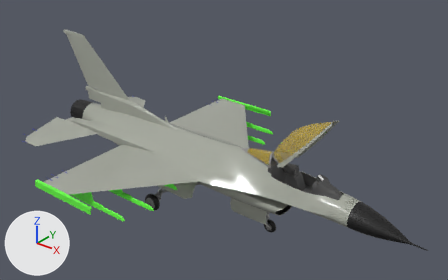
The FBX model Environment/Object Files/Jets/F-16/F-16_Rig.fbx as it was, and as the next commit left it.
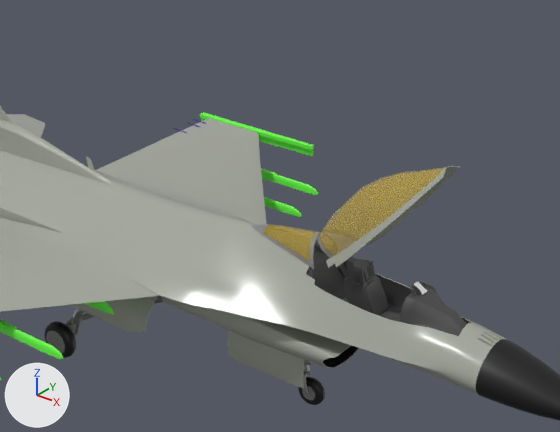
There are two pictures of each version: one whole from a 50 mm lens placed at (64.9, -72.9, 59.4), pointed at (5.7, 1.1, 13.5), one close up on the part from 28% to 86% of the width and 15% to 88% of the height. Arrows for +X, +Y and +Z are at lower left; the lights stay in place. The older version's two pictures come first. Where no turn or scale is listed for an object, it has been applied to the vertices.

The scene before the commit, as lines of its bpy script (objects in view):
```python
ob_chair_backrest = bpy.data.objects.new('Chair Backrest', me_cube_012)
ob_chair_backrest.location = (0.0, 0.0, 0.0)
ob_chair_cushen = bpy.data.objects.new('Chair Cushen', me_cube_017)
ob_chair_cushen.location = (0.0, 0.0, 0.0)
ob_cockpit_chair = bpy.data.objects.new('Cockpit Chair', me_cube_023)
ob_cockpit_chair.location = (0.0, 0.0, 0.0)
ob_cockpit_door = bpy.data.objects.new('Cockpit Door', me_cube_024)
ob_cockpit_door.location = (18.71, 0.0, -7.27)
ob_f_16 = bpy.data.objects.new('F-16 ', me_cube_026)
ob_f_16.location = (0.0, 0.0, 0.0)
ob_head_rest = bpy.data.objects.new('Head Rest', me_cube_029)
ob_head_rest.location = (0.0, 0.0, 0.0)
ob_tail_fin = bpy.data.objects.new('tail_fin', me_cube_100)
ob_tail_fin.location = (0.0, 0.0, 0.0)
# also in view: 'Cockpit' at (19.8, 0.0, 11.7); 'Cockpit Rear' at (13.8, 0.0, 14.0); 'Missle_Holder_2' at (-2.3, 0.0, 8.2); 'rear_wheel_flaps_right' at (0.0, -4.6, 5.6); 'F-16 Front Wheel Flap' at (13.0, -1.5, 3.7)
```
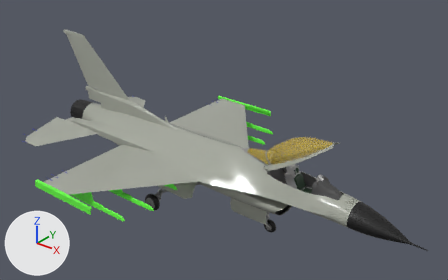
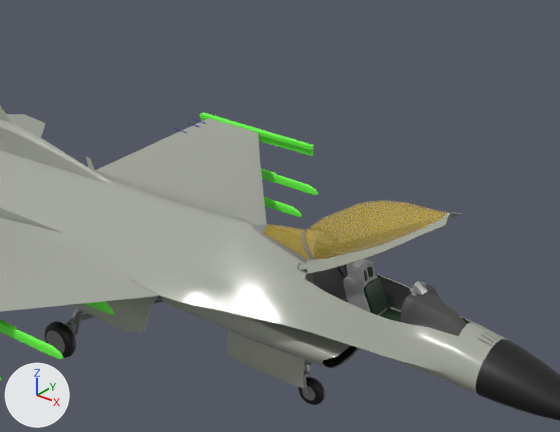
Location of each change, (x1, y1, x2, y2) in pixels of the close-ups (560 x 432 px; the box of a moved part takes in the faces that stretch with it):
'F-16  Canopee', added: after (299, 200, 462, 274)
    faces in mat_glass_material (yellow #e7c950): (304, 200, 449, 260)
    faces in mat_body_material (grey #a4a89d): (299, 212, 462, 274)
'Cockpit Door', deleted: before (317, 166, 460, 268)
    faces in mat_glass_material (yellow #e7c950): (319, 167, 448, 256)
    faces in mat_body_material (grey #a4a89d): (326, 166, 460, 268)
'Chair Backrest', recoloured (dark grey to grey): (343, 259, 387, 316) in both
'Chair Cushen', recoloured (dark grey to dark green): (364, 277, 388, 315) in both
part 1 of me_cube_026, moved or reshaped: before (267, 261, 360, 368); after (197, 228, 360, 368)
part 2 of me_cube_029, recoloured: (367, 267, 373, 278) in both
part 3 of me_cube_029, recoloured: (360, 261, 375, 284) in both
part 4 of me_cube_023, recoloured (dark grey to dark green): (380, 308, 401, 322) in both

The change, as a diff of the scene's bpy script:
```diff
--- a/Environment/Object Files/Jets/F-16/F-16_Rig.fbx.py
+++ b/Environment/Object Files/Jets/F-16/F-16_Rig.fbx.py
@@ mat_cushion @@
+mat_cushion = principled_material('Cushion')
+mat_cushion.base_color = (0.00358, 0.0306, 0.00793)  # dark green #0c3116
@@ mat_plastic @@
+mat_plastic = principled_material('Plastic')
+mat_plastic.base_color = (0.338, 0.338, 0.338)  # grey #9d9d9d
@@ me_cube_026 @@
 # used by ob_f_16; location = (0.0, 0.0, 0.0)
-me_cube_026.from_pydata(...)  # 3520 vertices, 3470 faces; spans x -31.1..42.8, y -23.5..23.5, z 5.0..13.8
+me_cube_026.from_pydata(...)  # 3774 vertices, 3724 faces; spans x -31.1..42.8, y -23.5..23.5, z 5.0..13.8
+# me_cube_026 part 1: 108 vertices moved from x 16.8..20.8, y -4.4..4.4, z 5.2..12.5 to x 16.8..20.7, y -4.4..4.4, z 5.2..12.6; 160 vertices removed from x 15.1..20.8, y -3.8..3.8, z 5.0..13.1; 406 vertices added at x 10.9..20.7, y -6.1..6.1, z 5.1..13.5
+# other edits to the shape of me_cube_026 do not show in these pictures
 me_cube_026.materials.append(mat_body_material)
@@ me_cube_023 @@
 me_cube_023.from_pydata(...)  # 109 vertices, 94 faces; spans x 22.36..24.54, y -1.19..1.2, z 9.75..10.82
 # used by ob_cockpit_chair; location = (0.0, 0.0, 0.0)
+# me_cube_023 part 4: all 44 faces centred in x 22.36..24.53, y -0.95..0.96, z 10.4..10.43 switch from mat_cockpit_metal (dark grey #494949) to mat_cushion (dark green #0c3116)
+me_cube_023.materials.append(mat_plastic)  # grey #9d9d9d
@@ me_cube_029 @@
 me_cube_029.from_pydata(...)  # 44 vertices, 38 faces; spans x 20.632..21.099, y -0.742..0.752, z 12.652..13.874
 # used by ob_head_rest; location = (0.0, 0.0, 0.0)
+# me_cube_029 part 2: all 2 faces centred in x 20.938..20.971, y 0.287..0.492, z 13.202..13.223 switch from mat_cockpit_metal (dark grey #494949) to mat_cushion (dark green #0c3116)
+# me_cube_029 part 3: 32 of the faces centred in x 20.669..21.009, y -0.742..0.752, z 12.786..13.806 switch from mat_cockpit_metal (dark grey #494949) to mat_plastic (grey #9d9d9d)
@@ me_cube_017 @@
 me_cube_017.from_pydata(...)  # 39 vertices, 34 faces; spans x 21.09..22.25, y -0.94..0.95, z 10.4..12.63
-me_cube_017.materials.append(mat_cockpit_metal)  # dark grey #494949
+me_cube_017.materials.append(mat_cushion)  # dark green #0c3116
@@ me_cube_012 @@
 me_cube_012.from_pydata(...)  # 412 vertices, 396 faces; spans x 19.25..22.39, y -0.94..0.95, z 9.6..14.03
-me_cube_012.materials.append(mat_cockpit_metal)  # dark grey #494949
+me_cube_012.materials.append(mat_plastic)  # grey #9d9d9d
@@ me_cube_028_1 @@
+me_cube_028_1.from_pydata(...)  # 330 vertices, 332 faces; spans x 4.33..16.44, y -2.48..2.47, z 19.67..27.03
+# faces by material slot: [162, 140, 30]
+me_cube_028_1.materials.append(mat_body_material)  # grey #a4a89d
+me_cube_028_1.materials.append(mat_glass_material)  # yellow #e7c950
+me_cube_028_1.materials.append(mat_window_metal_material)  # grey #848484
@@ ob_cockpit_door @@
-ob_cockpit_door = bpy.data.objects.new('Cockpit Door', me_cube_024)
-ob_cockpit_door.location = (18.71, 0.0, -7.27)
@@ ob_f_16__canopee @@
+ob_f_16__canopee = bpy.data.objects.new('F-16  Canopee', me_cube_028_1)
+ob_f_16__canopee.location = (10.93, 0.0, -7.09)
```
